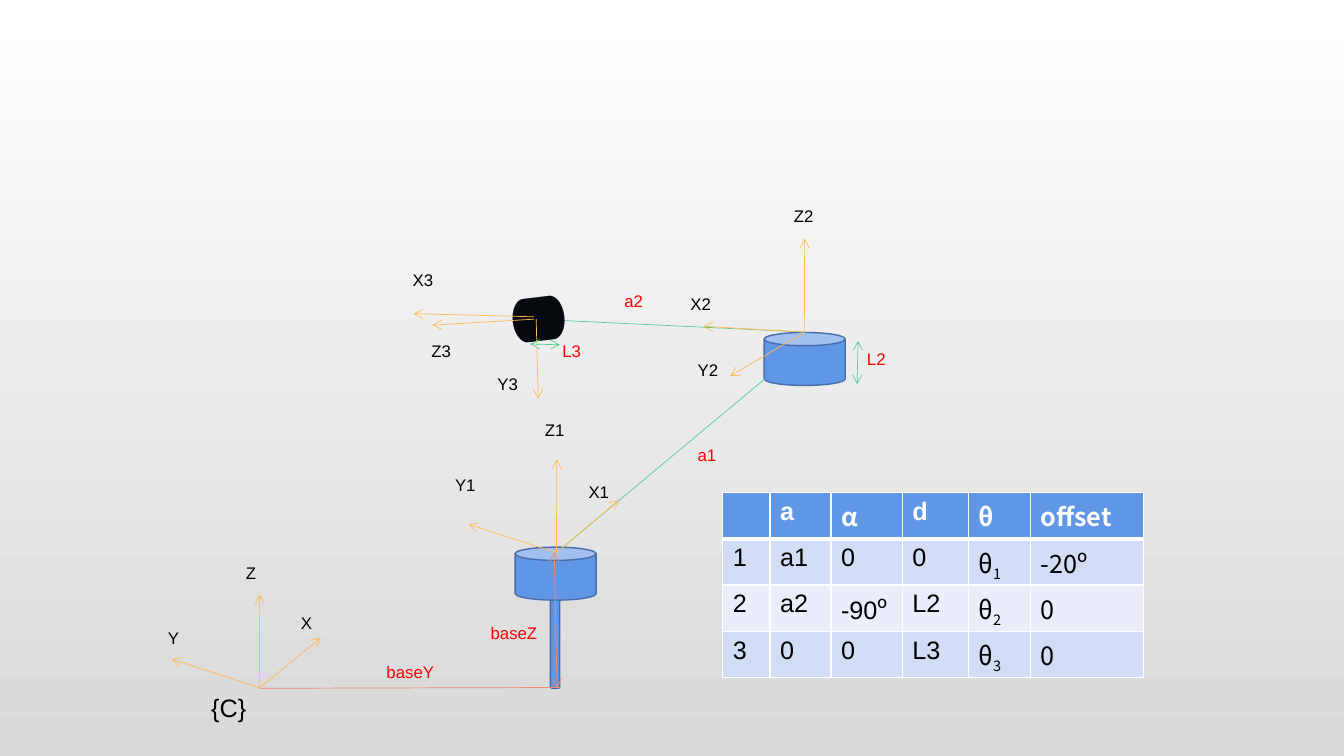
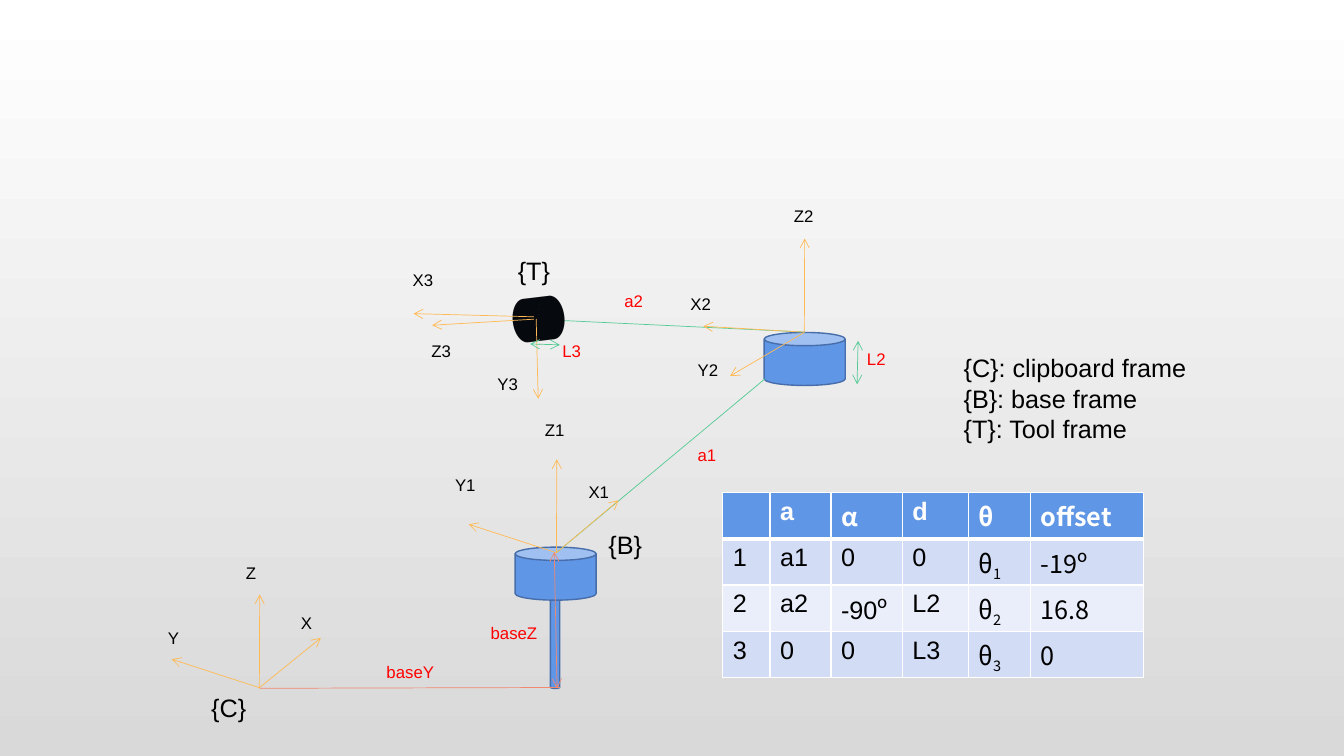
Before and after one commit to linliawxm/RobotArm, a slide deck: slide 4 of RobotArm.pptx. Drawn at 1344x756 pixels with LibreOffice and Linux fonts; fonts in the diff are those of the drawing. Boxes give left, top, right and bottom in pixels: in the first picture for what was removed or moved away, otherwise in the second. Text is boxed around its words. In the diff, an @@ line names an element or a change of style, - is before the commit and + after.

```diff
--- a/RobotArm.pptx
+++ b/RobotArm.pptx
@@ text added at bbox=[518, 261, 550, 286], 18 pt, text #000000 @@
+{T}
@@ text added at bbox=[964, 358, 1186, 443], 18 pt, text #000000 @@
+{C}: clipboard frame
+{B}: base frame
+{T}: Tool frame
@@ table at bbox=[723, 493, 1145, 679] @@
-row 2, column 6: -20º
+row 2, column 6: -19º
-row 3, column 6: 0
+row 3, column 6: 16.8
@@ text added at bbox=[608, 535, 642, 560], 18 pt, text #000000 @@
+{B}
```
Also in this commit, not shown: 1 slide added, 6 other files.
